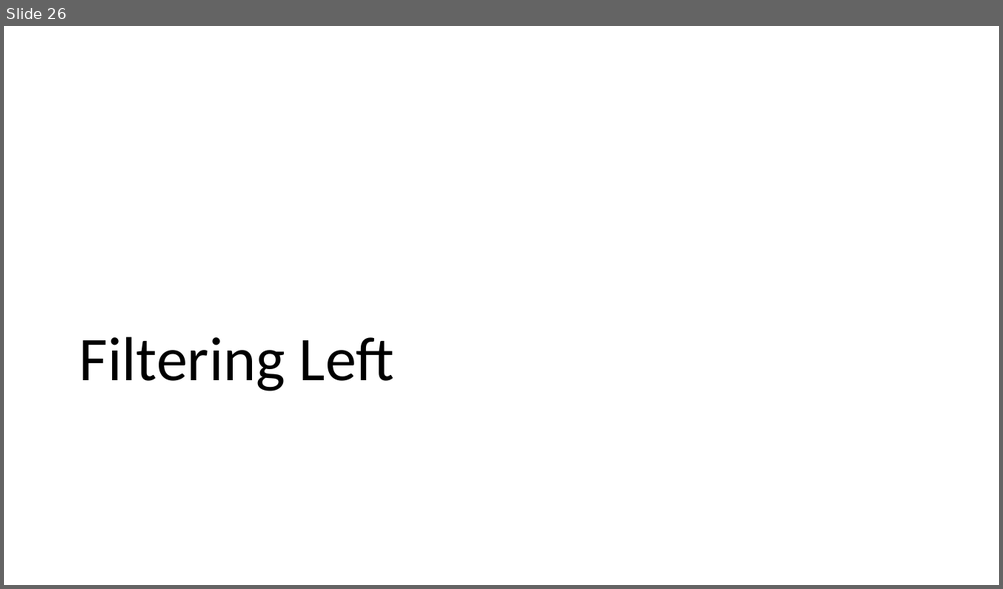
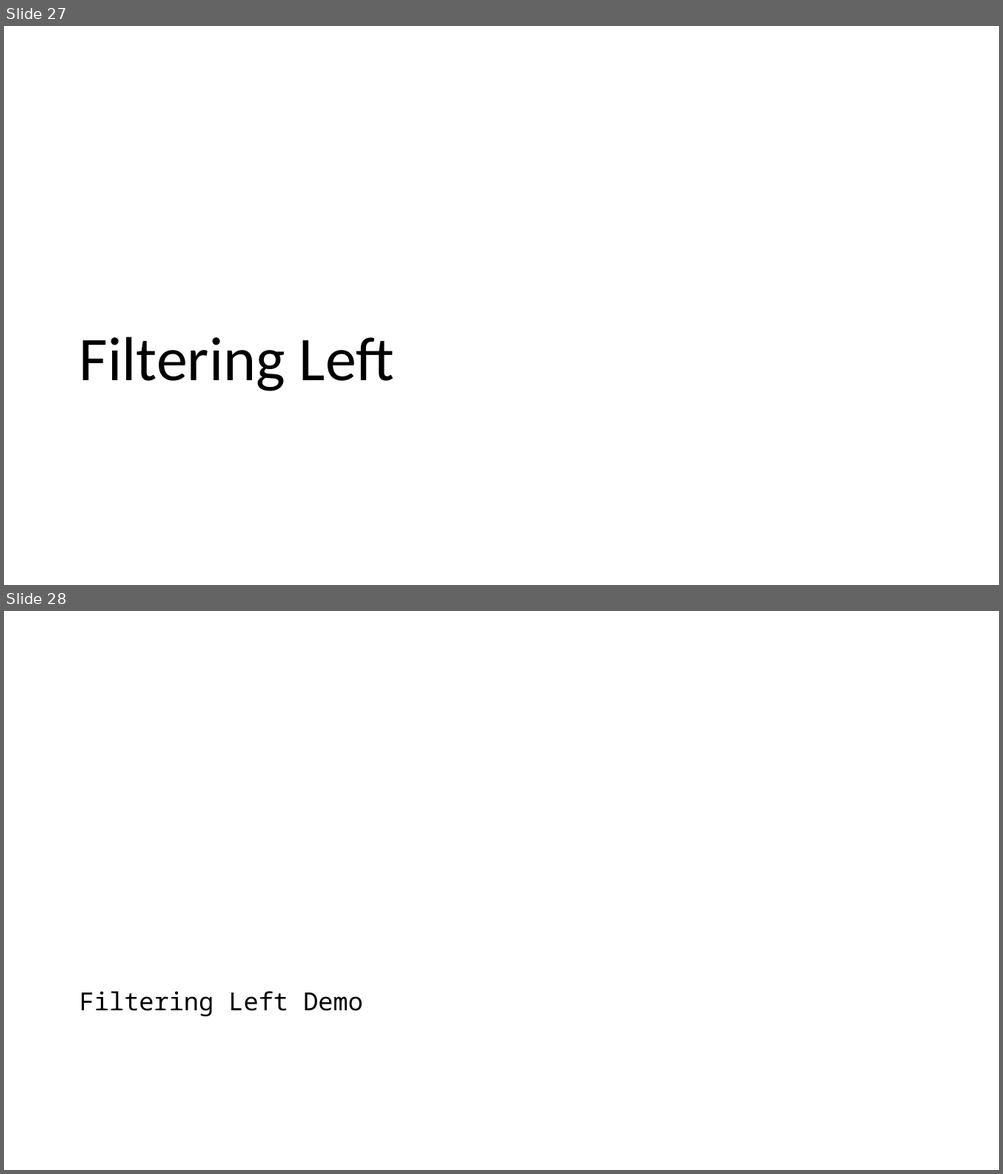
Before and after one commit to ThePoShWolf/Sessions, a slide deck: 2023-04-27 - Making Kubectl PowerShell friendly/PowerShell Summit 2023 - Making Kubectl PowerShell friendly.pptx. Shown one above the other, each under a label of ours: slide 26 before the commit, slides 27 and 28 after it. The pictures are 1003x589 and 1003x1174 pixels, drawn with LibreOffice and Linux fonts; fonts in the diff are those of the drawing; background and template pictures are left out. Boxes give left, top, right and bottom in pixels: in the first picture for what was removed or moved away, otherwise in the second. Text is boxed around its words. In the diff, an @@ line names an element or a change of style, - is before the commit and + after.

```diff
--- a/2023-04-27 - Making Kubectl PowerShell friendly/PowerShell Summit 2023 - Making Kubectl PowerShell friendly.pptx
+++ b/2023-04-27 - Making Kubectl PowerShell friendly/PowerShell Summit 2023 - Making Kubectl PowerShell friendly.pptx
@@ slide 28 added at (4, 611, 999, 1170), background picture (left out) @@
@@ text added at (79, 991, 363, 1017), 24 pt, text #000000 @@
+Filtering Left Demo
@@ what was slide 26 is now slide 27 @@
```
Also in this commit, not shown: 3 slides changed, 2 other slides added.
